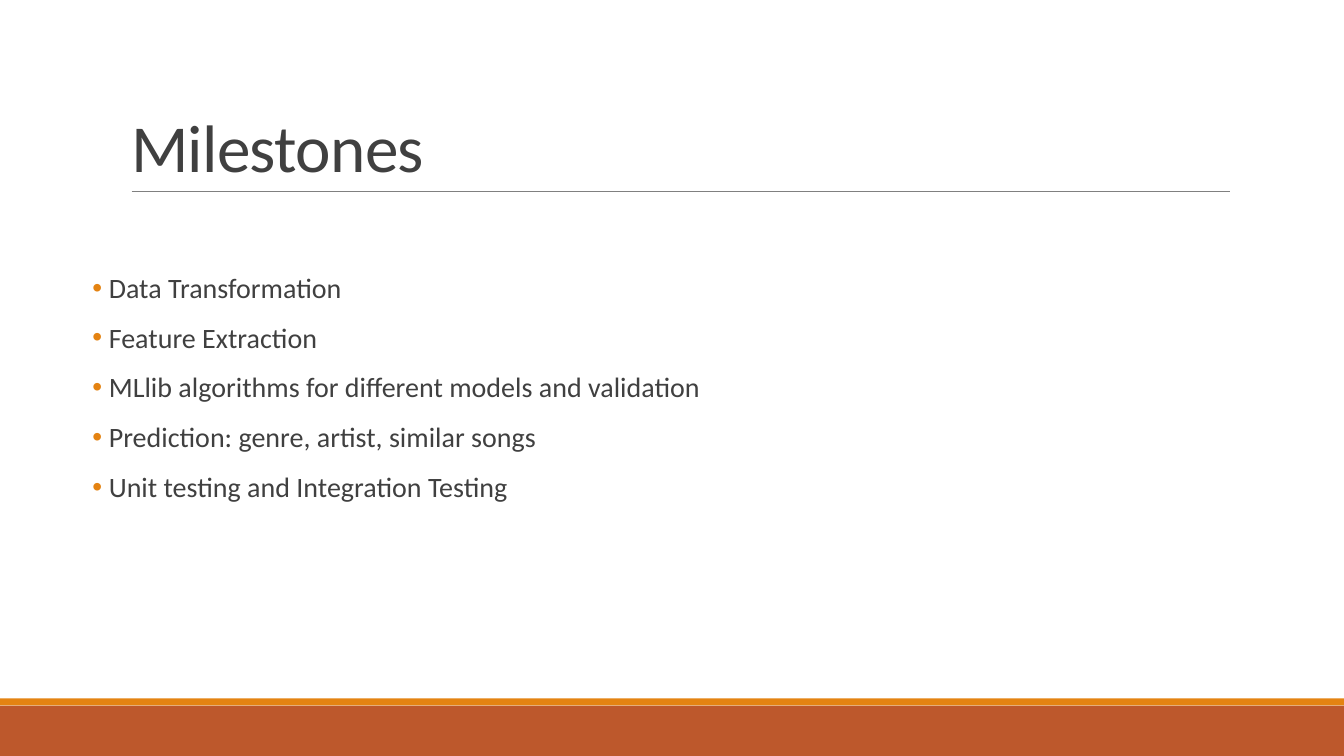
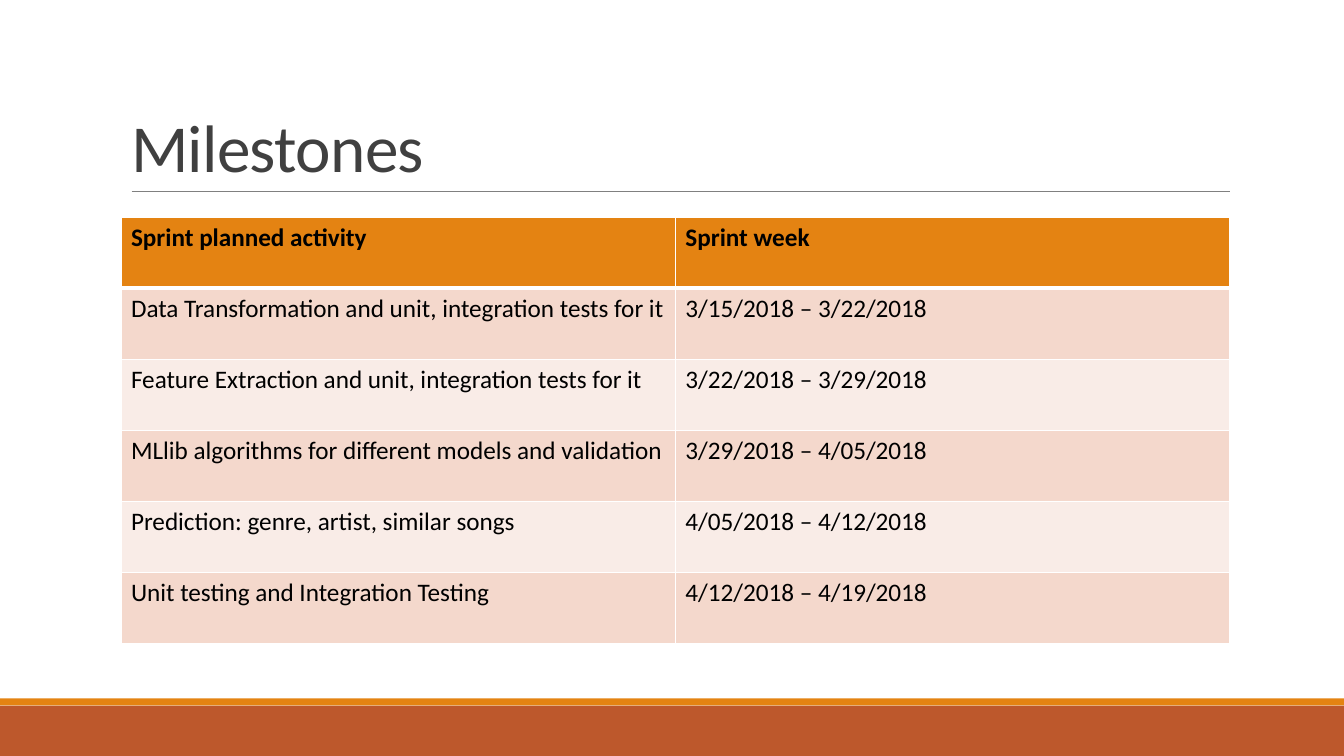
Before and after one commit to yingy4/csye7200-team2-spring2018, a slide deck: slide 5 of Genre Predictor from Lyrics.pptx. Drawn at 1344x756 pixels with LibreOffice and Linux fonts; fonts in the diff are those of the drawing. Boxes give left, top, right and bottom in pixels: in the first picture for what was removed or moved away, otherwise in the second. Text is boxed around its words. In the diff, an @@ line names an element or a change of style, - is before the commit and + after.

```diff
--- a/Genre Predictor from Lyrics.pptx
+++ b/Genre Predictor from Lyrics.pptx
@@ table added at (121,217,1230,643), 6 rows, 2 columns @@
+Sprint planned activity | Sprint week
+Data Transformation and unit, integration tests for it | 3/15/2018 – 3/22/2018
+Feature Extraction and unit, integration tests for it | 3/22/2018 – 3/29/2018
+MLlib algorithms for different models and validation | 3/29/2018 – 4/05/2018
+Prediction: genre, artist, similar songs | 4/05/2018 – 4/12/2018
+Unit testing and Integration Testing | 4/12/2018 – 4/19/2018
@@ text removed at (109,278,700,502) @@
-• Data Transformation
-• Feature Extraction
-• MLlib algorithms for different models and validation
-• Prediction: genre, artist, similar songs
-• Unit testing and Integration Testing
```
Also in this commit, not shown: 1 other slide changed.
